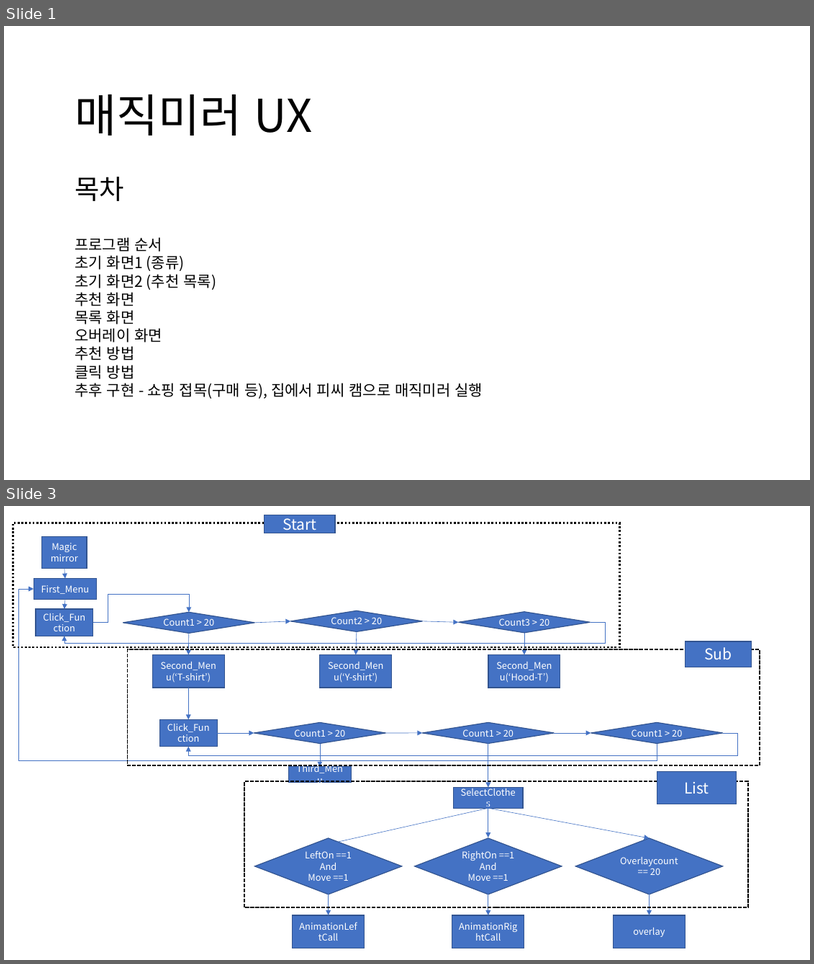
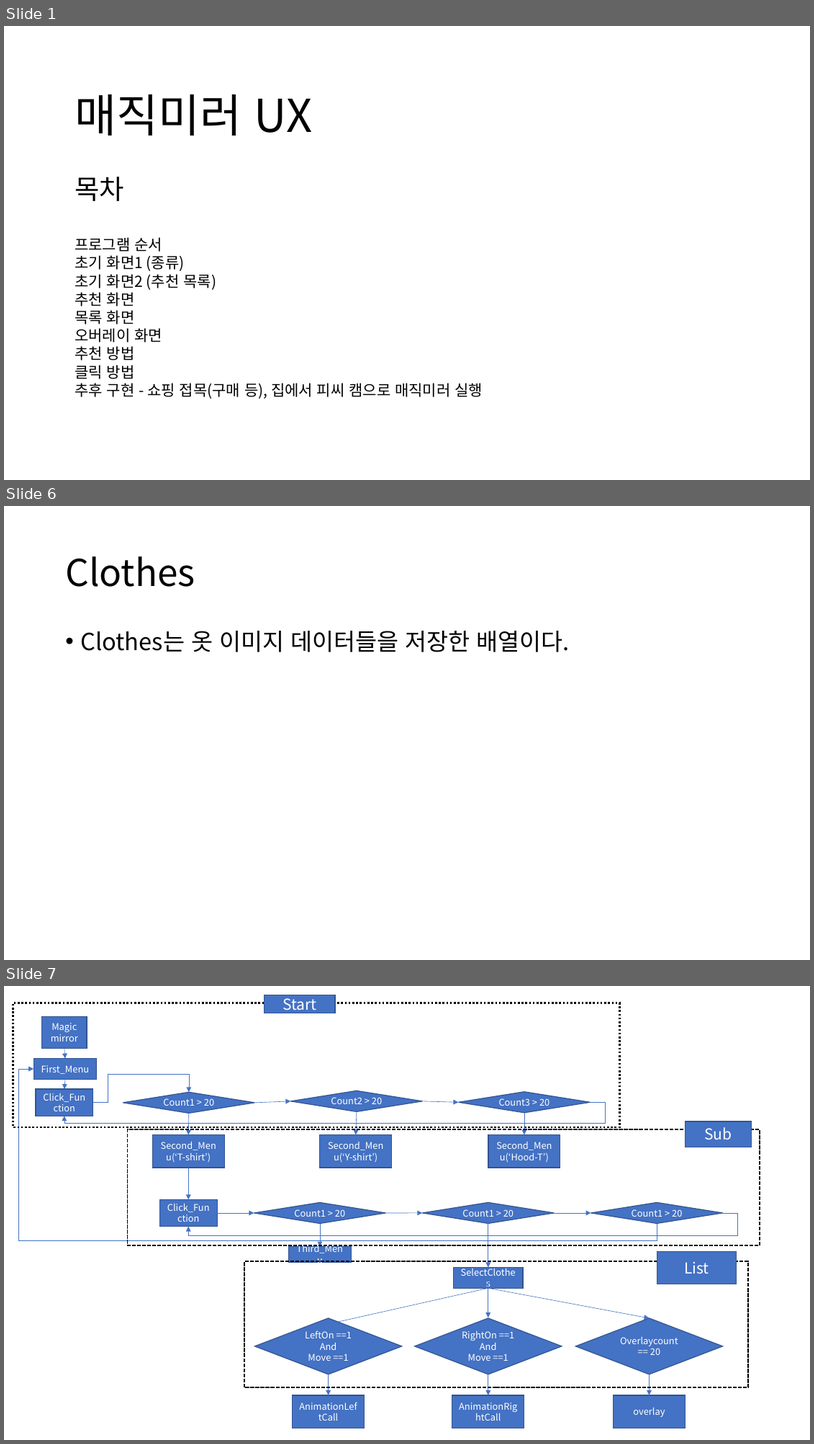
Before and after one commit to namhun21/Cosmoos, a slide deck: project/ppt/ux 디자인.pptx. Shown one above the other, each under a label of ours: slides 1 and 3 before the commit, slides 1, 6 and 7 after it; the slides between them are not shown. The pictures are 814x964 and 814x1444 pixels, drawn with LibreOffice and Linux fonts; fonts in the diff are those of the drawing. Boxes give left, top, right and bottom in pixels: in the first picture for what was removed or moved away, otherwise in the second. Text is boxed around its words. In the diff, an @@ line names an element or a change of style, - is before the commit and + after.

```diff
--- a/project/ppt/ux 디자인.pptx
+++ b/project/ppt/ux 디자인.pptx
@@ slide 6 added at <box>4,506,810,960</box>, background #FFFFFF @@
@@ title added at <box>65,556,195,587</box>, 44 pt, text #000000 @@
+Clothes
@@ text added at <box>80,631,570,652</box>, 28 pt, text #000000 @@
+• Clothes는 옷 이미지 데이터들을 저장한 배열이다.
@@ what was slide 3 is now slide 7 @@
```
Also in this commit, not shown: 4 other slides added, 1 slide removed.
